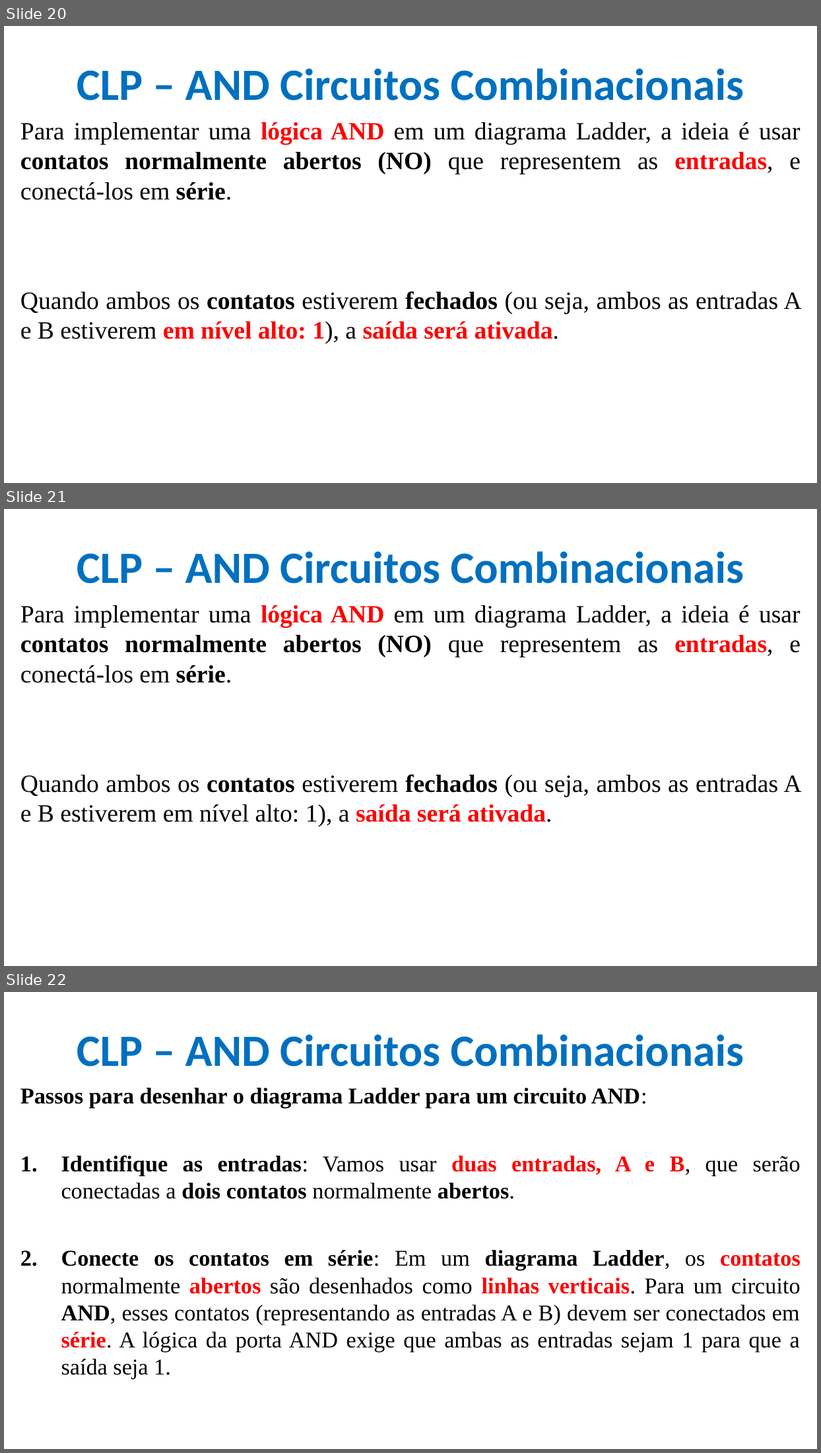
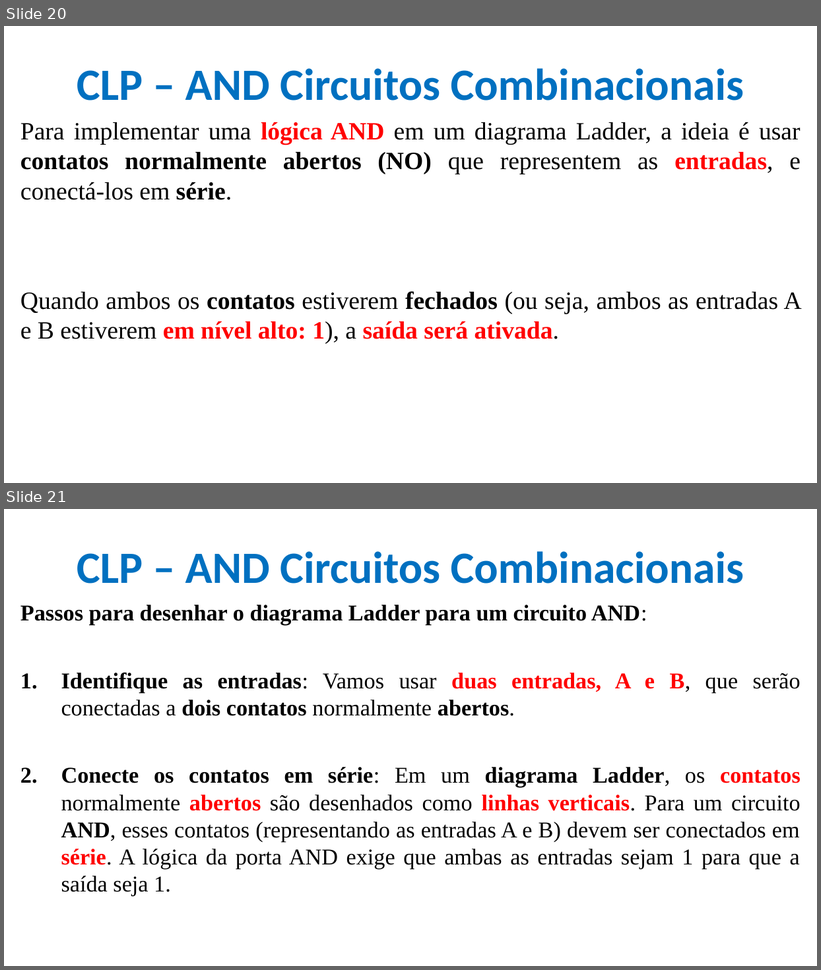
Before and after one commit to CloudEducationBrazil/WydenUniRuyControladoresLogicosProgCLP, a slide deck: 01 Classes/Aula3 - CLP - Programação - Linguagem LADER.pptx. Shown one above the other, each under a label of ours: slides 20, 21 and 22 before the commit, slides 20 and 21 after it. The pictures are 821x1453 and 821x970 pixels, drawn with LibreOffice and Linux fonts; fonts in the diff are those of the drawing; background and template pictures are left out. Boxes give left, top, right and bottom in pixels: in the first picture for what was removed or moved away, otherwise in the second. Text is boxed around its words. In the diff, an @@ line names an element or a change of style, - is before the commit and + after.

Commit message:
Disciplina CLP LADDER 2Mar2025

```diff
--- a/01 Classes/Aula3 - CLP - Programação - Linguagem LADER.pptx
+++ b/01 Classes/Aula3 - CLP - Programação - Linguagem LADER.pptx
@@ slide 21 removed at (4,509,817,966), background picture (left out) @@
@@ title removed at (77,551,745,584) @@
-CLP – AND Circuitos Combinacionais
@@ text removed at (20,605,802,827) @@
-Para implementar uma lógica AND em um diagrama Ladder, a ideia é usar contatos normalmente abertos (NO) que representem as entradas, e conectá-los em série.
-Quando ambos os contatos estiverem fechados (ou seja, ambos as entradas A e B estiverem em nível alto: 1), a saída será ativada.
@@ what was slide 22 is now slide 21 @@
```
